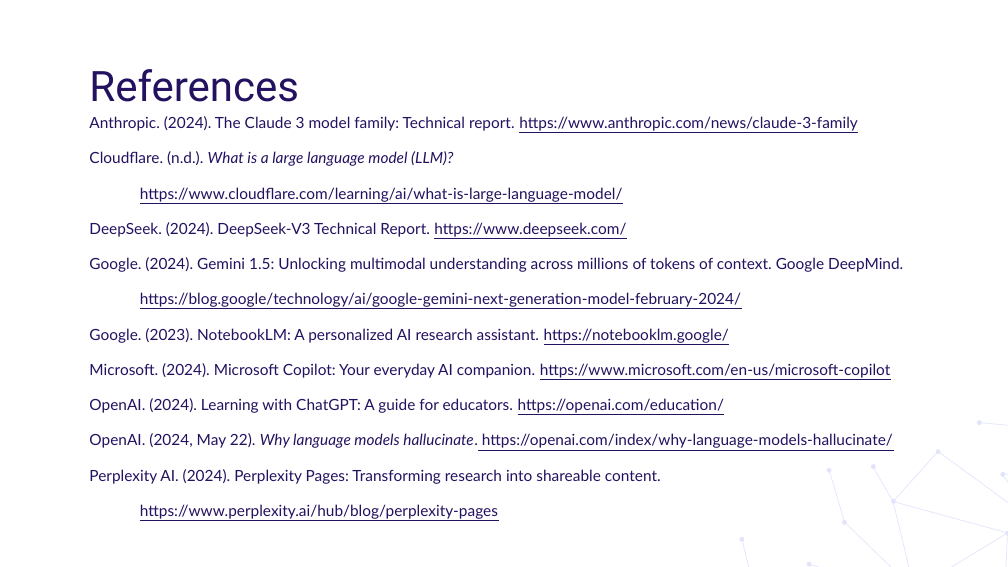
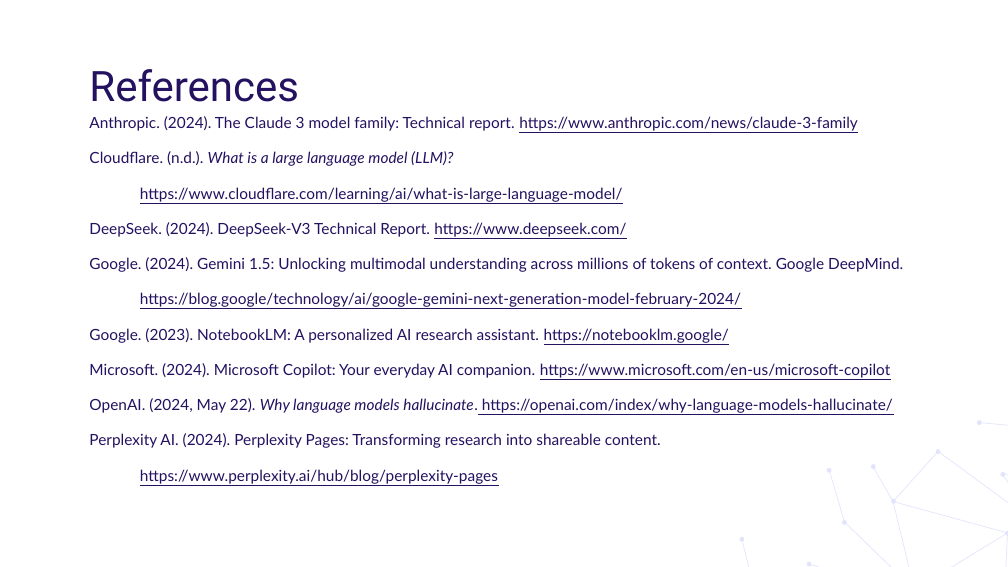
Before and after one commit to bellacalicchio/wm-buad5742, a slide deck: slide 34 of downloads/module1.pptx. Drawn at 1008x567 pixels with LibreOffice and Linux fonts; fonts in the diff are those of the drawing; background and template pictures are left out. Boxes give left, top, right and bottom in pixels: in the first picture for what was removed or moved away, otherwise in the second. Text is boxed around its words. In the diff, an @@ line names an element or a change of style, - is before the commit and + after.

```diff
--- a/downloads/module1.pptx
+++ b/downloads/module1.pptx
@@ text at (89, 398, 724, 413): paragraph removed @@
-OpenAI. (2024). Learning with ChatGPT: A guide for educators. https://openai.com/education/
```
Also in this commit, not shown: 2 other slides changed, 16 other files.
